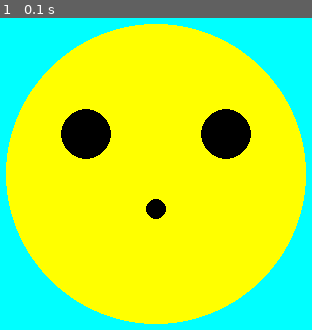
Above: before the commit, frame 1.
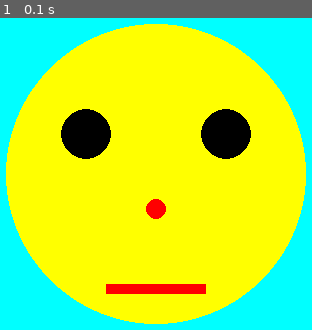
Above: after the commit, the same moment.

Repository: Rosebotics/catapult2019
Game: pygame game, started from learningPygame/Allison/00-MovingSmile/04-Drawing.py
Two runs of this game, one before a commit and one after it. Both use one fixed random seed, a clock stepped at 60 frames per second and the inputs below.
Inputs:
- Up to frame 1 (0.1 s): no input

The runs differ from the first frame. In frame 1, 1.3% of the frame differs, in the area x 33-67%, y 58-89%.

Commit message:
Finish several programs, add notes

Diff:
--- a/learningPygame/Allison/00-MovingSmile/04-Drawing.py
+++ b/learningPygame/Allison/00-MovingSmile/04-Drawing.py
@@ -26,6 +26,6 @@
     pygame.draw.circle(screen, (255, 255, 0), (320, 240), 150, 0)
     pygame.draw.circle(screen, (0, 0, 0), (250, 200), 25, 0)
     pygame.draw.circle(screen, (0, 0, 0), (390, 200), 25, 0)
-    pygame.draw.circle(screen, (0, 0, 0), (320, 275), 10, 0)
-    # pygame.draw.rect(screen, (255, 0, 0),)
+    pygame.draw.circle(screen, (255, 0, 0), (320, 275), 10, 0)
+    pygame.draw.rect(screen, (255, 0, 0), (270, 350, 100, 10), 0)
     pygame.display.update()
--- a/learningPygame/Cassandra/00-MovingSmile/05-Animation.py
+++ b/learningPygame/Allison/00-MovingSmile/05-Animation.py
@@ -1,3 +1,24 @@
 # TODO: Copy all of your   04-Drawing.py   program and put it below this comment.
 
 # TODO: In this module we'll make the nose move down until a certain y then reset to the top again.
+import pygame
+import sys
+pygame.init()   # initializes pygame, necessary to use
+screen = pygame.display.set_mode((640, 480))
+clock = pygame.time.Clock()
+nosey = 275
+while True:
+    clock.tick(60)
+    for event in pygame.event.get():
+        if event.type == pygame.QUIT:
+            sys.exit()
+    screen.fill((0, 255, 255))
+    pygame.draw.circle(screen, (255, 255, 0), (320, 240), 150, 0)
+    pygame.draw.circle(screen, (0, 0, 0), (250, 200), 25, 0)
+    pygame.draw.circle(screen, (0, 0, 0), (390, 200), 25, 0)
+    pygame.draw.circle(screen, (255, 0, 0), (320, nosey), 10, 0)
+    nosey += 1
+    if nosey > 480:
+        nosey = 275
+    mouth = pygame.draw.rect(screen, (255, 0, 0), (270, 350, 100, 10), 0)
+    pygame.display.update()
--- a/learningPygame/Cassandra/00-MovingSmile/06-Interactions.py
+++ b/learningPygame/Allison/00-MovingSmile/06-Interactions.py
@@ -8,3 +8,36 @@
 #   Make the face grow and shrink with the g and s buttons.
 #   Draw a proportionally incorrect stick figure body under the face using lines.
 #   Make everything drawn move down off the screen if a the mouse down event occurs.
+import pygame
+import sys
+pygame.init()   # initializes pygame, necessary to use
+screen = pygame.display.set_mode((640, 480))
+nosey = 275
+clock = pygame.time.Clock()
+factor = 4
+eyes = 0
+while True:
+    clock.tick(60)
+    pygame.display.set_caption('Moving Smiley Face')
+    for event in pygame.event.get():
+        if event.type == pygame.QUIT:
+            sys.exit()
+        pressedkeys = pygame.key.get_pressed()
+        if pressedkeys[pygame.K_UP]:
+            factor -= 2
+        if pressedkeys[pygame.K_DOWN]:
+            factor += 2
+        if pressedkeys[pygame.K_LEFT]:
+            eyes -= 3
+        if pressedkeys[pygame.K_RIGHT]:
+             eyes += 3
+    screen.fill((0, 255, 255))
+    face = pygame.draw.circle(screen, (255, 255, 0), (320, 240), 150, 0)
+    lefteye = pygame.draw.circle(screen, (0, 0, 0), (250 + eyes, 200), 25, 0)
+    righteye = pygame.draw.circle(screen, (0, 0, 0), (390 + eyes, 200), 25, 0)
+    nose = pygame.draw.circle(screen, (255, 0, 0), (320, nosey), 10, 0)
+    nosey += factor
+    if nosey > 480 or nosey < 0:
+        nosey = 275
+    mouth = pygame.draw.rect(screen, (255, 0, 0), (270, 350, 100, 10), 0)
+    pygame.display.update()
Not shown, added: learningPygame/Allison/AlsNotes
